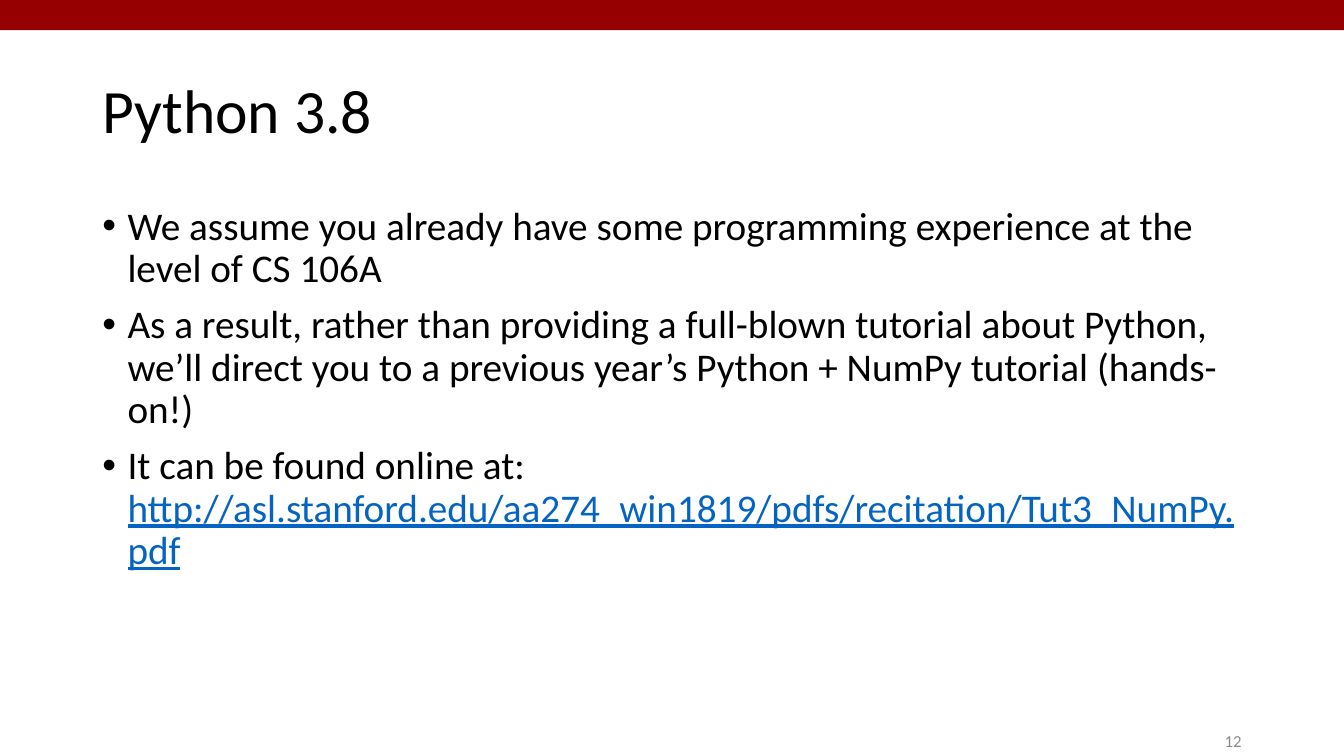
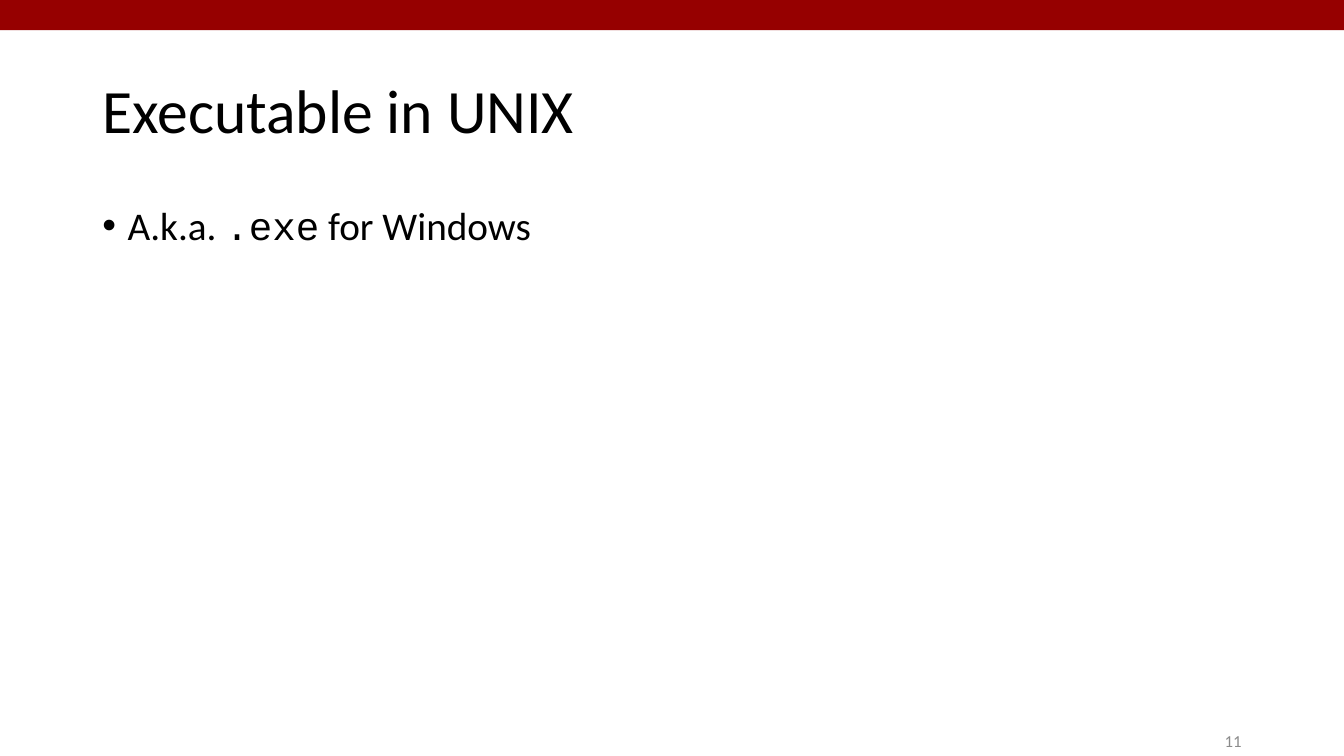
Before and after one commit to StanfordASL/PoRA-I-Sections, a slide deck: slide 11 of s1/slides/s1.pptx (slide 12 before the commit). Drawn at 1344x756 pixels with LibreOffice and Linux fonts; fonts in the diff are those of the drawing. Boxes give left, top, right and bottom in pixels: in the first picture for what was removed or moved away, otherwise in the second. Text is boxed around its words. In the diff, an @@ line names an element or a change of style, - is before the commit and + after.

```diff
--- a/s1/slides/s1.pptx
+++ b/s1/slides/s1.pptx
@@ text at (x1=102, y1=90, x2=574, y2=134): text changed @@
-Python 3.8
+Executable in UNIX
@@ text at (x1=128, y1=212, x2=530, y2=241): text changed @@
-• We assume you already have some programming experience at the level of CS 106A
-• As a result, rather than providing a full-blown tutorial about Python, we’ll direct you to a previous year’s Python + NumPy tutorial (hands-on!)
-• It can be found online at: http://asl.stanford.edu/aa274_win1819/pdfs/recitation/Tut3_NumPy.pdf
+• A.k.a. .exe for Windows
@@ page number at (x1=1225, y1=736, x2=1242, y2=747): text changed @@
-12
+11
```
Also in this commit, not shown: 6 other slides changed, 3 slides added, 6 slides removed, 4 other files.
